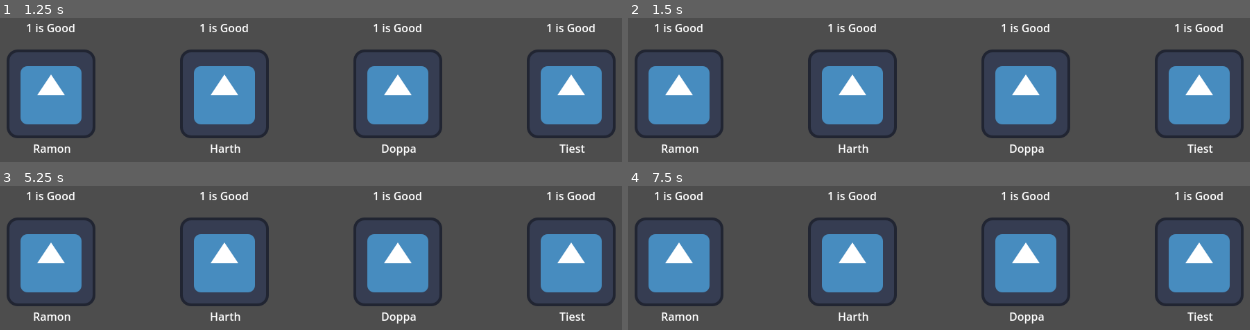
Above: before the commit, frames 1-4 (two rows, left to right).
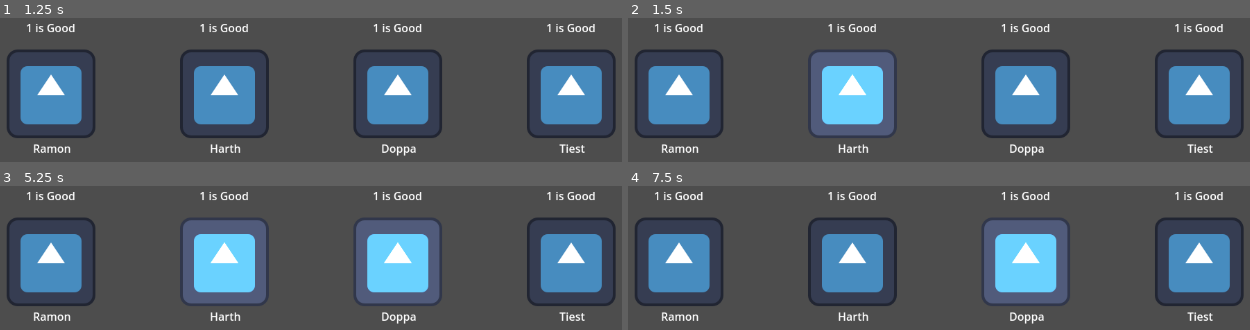
Above: after the commit, the same moments.

Repository: vbAarav/school-snatcher
Game: Godot game, scene res://Scenes/main.tscn
Two runs of this game, one before a commit and one after it. Both use one fixed random seed, a clock stepped at 60 frames per second and the inputs below. The engine's default icon, where the game draws it, is replaced by a stand-in: a white triangle on a blue panel in a dark square.
Inputs (mouse positions are in pixels of both pictures, inside the frame that each line leads up to):
- Up to frame 1 (1.25 s): tap Enter at 0.5 s; move the mouse to (522, 88) at 0.52 s; click (522, 88) at 0.67 s
- Up to frame 2 (1.5 s): tap Space at 1.25 s; move the mouse to (814, 133) at 1.27 s; click (814, 133) at 1.42 s
- Up to frame 3 (5.25 s): tap Enter at 2, 3.5 s; move the mouse to (outside the picture) at 2.02 s; click (outside the picture) at 2.17 s; tap Space at 2.75, 4.25 s; move the mouse to (outside the picture) at 2.77 s; click (outside the picture) at 2.92 s; move the mouse to (outside the picture) at 3.52 s; click (outside the picture) at 3.67 s; move the mouse to (105, 210) at 4.27 s; click (105, 210) at 4.42 s; move the mouse to (385, 278) at 5.02 s; click (385, 278) at 5.17 s
- Up to frame 4 (7.5 s): move the mouse to (outside the picture) at 5.77 s; click (outside the picture) at 5.92 s; move the mouse to (1150, 256) at 6.52 s; click (1150, 256) at 6.67 s; move the mouse to (814, 301) at 7.27 s; click (814, 301) at 7.42 s

Frame 1 is identical in both runs. In frame 2, 8.2% of the frame differs, in the area x 28-44%, y 22-84%; in frame 3, 16%, in the area x 28-72%, y 22-84%; in frame 4, 8.2%.

Commit message:
Moved Selection -> Student Script

Diff:
--- a/Scenes/student.tscn
+++ b/Scenes/student.tscn
@@ -1,10 +1,17 @@
-[gd_scene load_steps=3 format=3 uid="uid://mnxtlml2pfom"]
+[gd_scene load_steps=4 format=3 uid="uid://mnxtlml2pfom"]
 
 [ext_resource type="Texture2D" uid="uid://bhucqqsyckpu2" path="res://icon.svg" id="1_7wsp6"]
 [ext_resource type="Script" uid="uid://cf1v70xq5ut6s" path="res://Scripts/student.gd" id="1_tjbwp"]
 
-[node name="Student" type="Node2D"]
+[sub_resource type="RectangleShape2D" id="RectangleShape2D_tjbwp"]
+size = Vector2(128, 126)
+
+[node name="Student" type="Area2D"]
 script = ExtResource("1_tjbwp")
+
+[node name="CollisionShape2D" type="CollisionShape2D" parent="."]
+position = Vector2(1, -1)
+shape = SubResource("RectangleShape2D_tjbwp")
 
 [node name="Sprite2D" type="Sprite2D" parent="."]
 texture = ExtResource("1_7wsp6")
@@ -24,3 +31,5 @@
 offset_bottom = 105.0
 text = "1"
 horizontal_alignment = 1
+
+[connection signal="input_event" from="." to="." method="_on_input_event"]
--- a/Scripts/student.gd
+++ b/Scripts/student.gd
@@ -11,6 +11,16 @@
 var role: Role
 var alignment: Role.StudentAlignment
 
+var is_selected = false
+
 func _ready():
 	NameLabel.text = display_name
 	InformationLabel.text = "1 is Good"
+
+func _on_input_event(viewport: Node, event: InputEvent, shape_idx: int) -> void:
+	if event is InputEventMouseButton and event.pressed and event.button_index == MOUSE_BUTTON_LEFT:
+		is_selected = not is_selected
+		if is_selected:
+			Sprite.modulate = Color(1.5, 1.5, 1.5)
+		else:
+			Sprite.modulate = Color(1, 1, 1)
--- a/Scripts/students_manager.gd
+++ b/Scripts/students_manager.gd
@@ -5,7 +5,6 @@
 @export var student_names: Array[String]
 
 var students: Array[Student]
-var selected_students: Array[Student] = []
 
 func _ready():
 	create_students()
@@ -25,30 +24,3 @@
 	for student in students:
 		student.position = Vector2(150 + x_offset, 300)
 		x_offset += 250
-
-# Selection Functions
-func select_student(index: int) -> void:
-	if index >= 0 and index < students.size():
-		var student = students[index]
-		if not selected_students.has(student):
-			selected_students.append(student)
-
-func deselect_student(index: int) -> void:
-	if index >= 0 and index < students.size():
-		var student = students[index]
-		selected_students.erase(student)
-
-func select_students(indices: Array[int]) -> void:
-	for index in indices:
-		select_student(index)
-
-func deselect_all() -> void:
-	selected_students.clear()
-
-func toggle_student(index: int) -> void:
-	if index >= 0 and index < students.size():
-		var student = students[index]
-		if selected_students.has(student):
-			selected_students.erase(student)
-		else:
-			selected_students.append(student)
